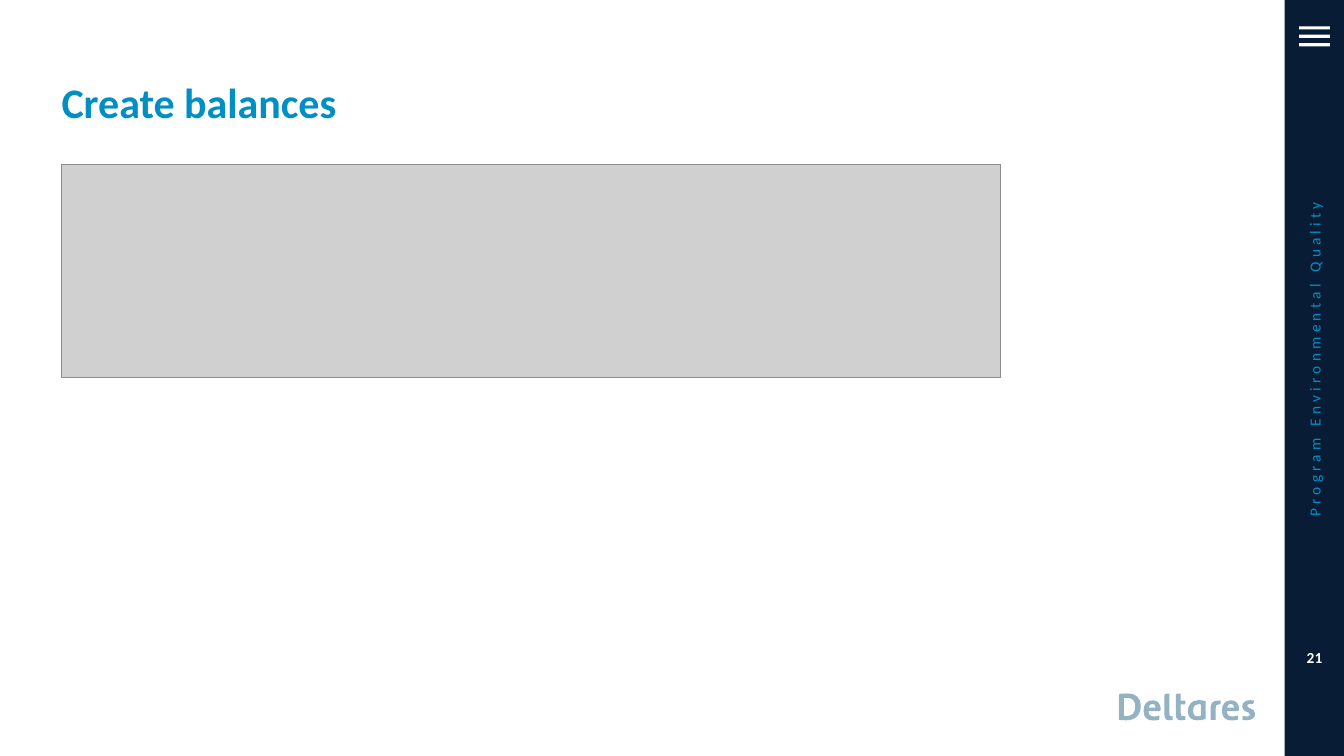
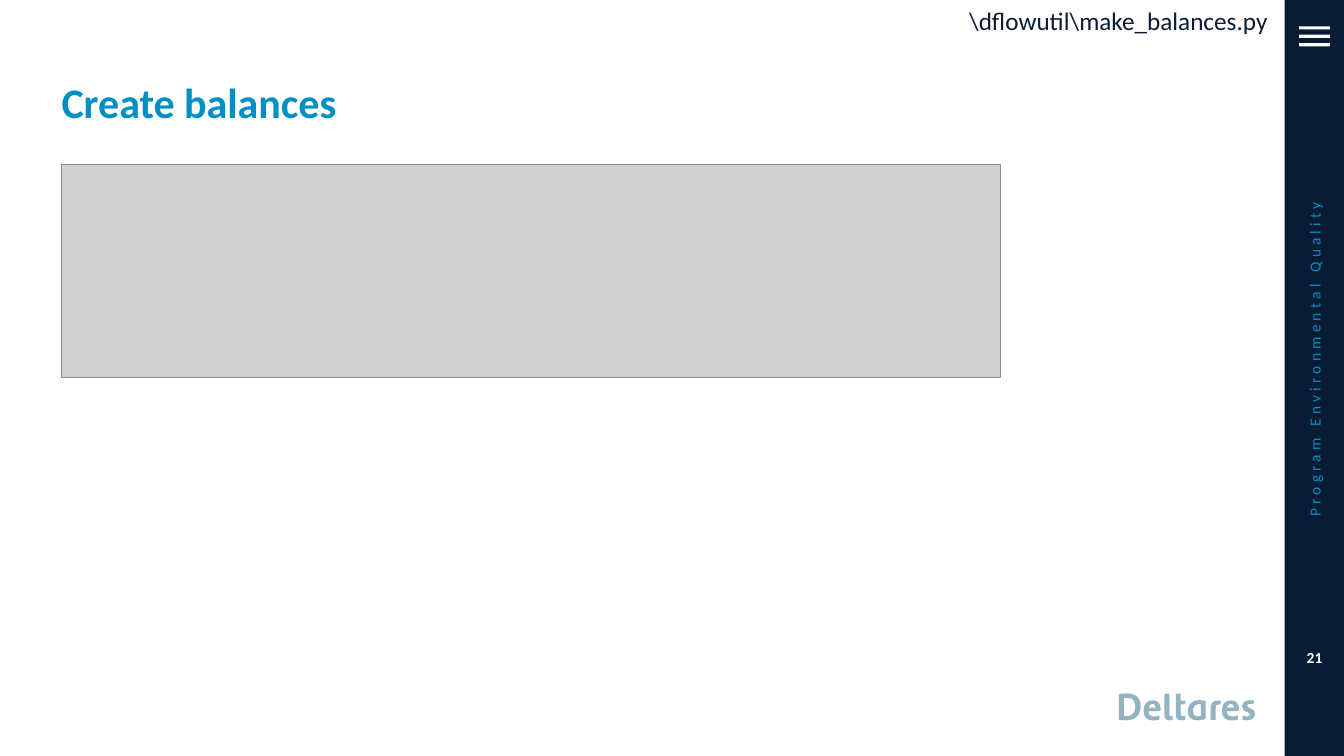
Before and after one commit to RSchueder/dflowutil, a slide deck: slide 21 of DFMWAQ_with_python.pptx. Drawn at 1344x756 pixels with LibreOffice and Linux fonts; fonts in the diff are those of the drawing; grey boxes stand for pictures; background and template pictures are left out. Boxes give left, top, right and bottom in pixels: in the first picture for what was removed or moved away, otherwise in the second. Text is boxed around its words. In the diff, an @@ line names an element or a change of style, - is before the commit and + after.

```diff
--- a/DFMWAQ_with_python.pptx
+++ b/DFMWAQ_with_python.pptx
@@ text added at box(969, 12, 1267, 34), 18 pt, text #091C35 @@
+\dflowutil\make_balances.py
```
Also in this commit, not shown: 14 other slides changed, 3 slides added, 6 other files.
